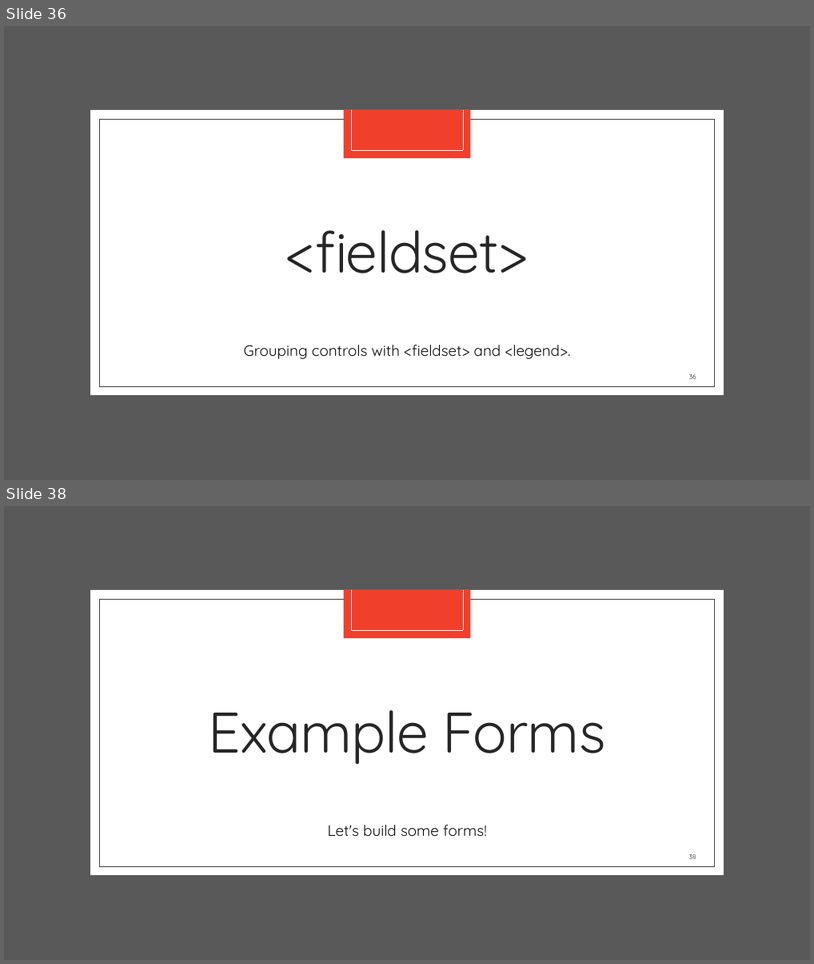
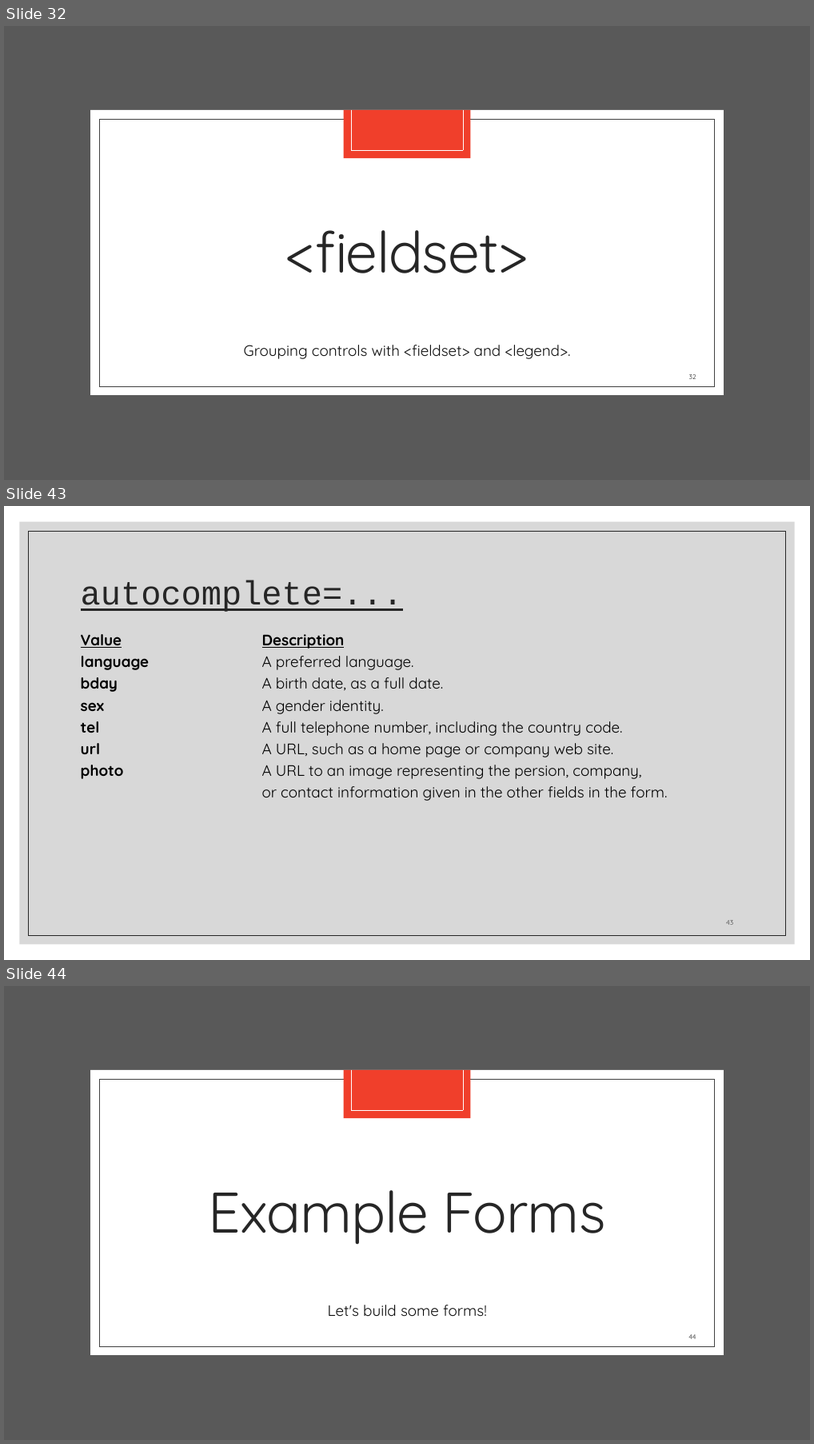
Before and after one commit to zackstotts/base-node-curriculum, a slide deck: unit_00/html_review/02 HTML Forms.pptx. Shown one above the other, each under a label of ours: slides 36 and 38 before the commit, slides 32, 43 and 44 after it; the slides between them are not shown. The pictures are 814x964 and 814x1444 pixels, drawn with LibreOffice and Linux fonts; fonts in the diff are those of the drawing. Boxes give left, top, right and bottom in pixels: in the first picture for what was removed or moved away, otherwise in the second. Text is boxed around its words. In the diff, an @@ line names an element or a change of style, - is before the commit and + after.

```diff
--- a/unit_00/html_review/02 HTML Forms.pptx
+++ b/unit_00/html_review/02 HTML Forms.pptx
@@ slide 43 added at (4,506,810,960), background #FFFFFF @@
@@ rectangle added at (20,522,795,944), fill #BFBFBF at 60% opacity @@
@@ rectangle added at (29,531,786,935), outline #262626 0.5 pt @@
@@ title added at (81,580,403,612), 40 pt, text #262626, underline @@
+autocomplete=...
@@ text added at (81,634,668,800), 18 pt, text #000000 @@
+Value Description
+language A preferred language.
+bday A birth date, as a full date.
+sex A gender identity.
+tel A full telephone number, including the country code.
+url A URL, such as a home page or company web site.
+photo A URL to an image representing the persion, company,
+or contact information given in the other fields in the form.
@@ page number added at (726,920,734,924), 8 pt, text #404040 @@
+43
@@ what was slide 36 is now slide 32 @@
@@ page number at (690,374,697,379): text changed @@
-36
+32
@@ what was slide 38 is now slide 44 @@
@@ page number at (689,1334,696,1339): text changed @@
-38
+44
```
Also in this commit, not shown: 4 slides changed, 8 other slides added, 8 slides removed, 3 other files.
